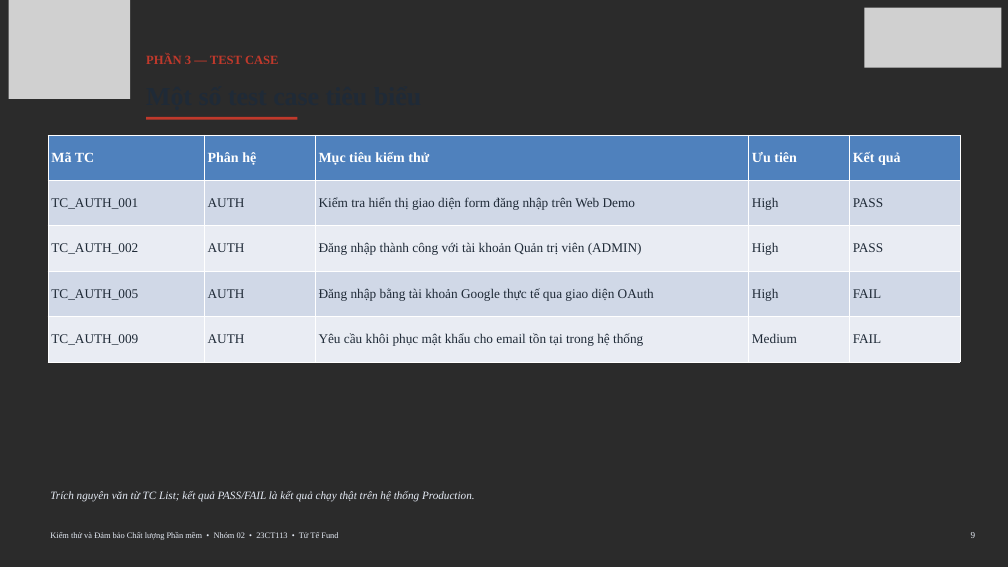
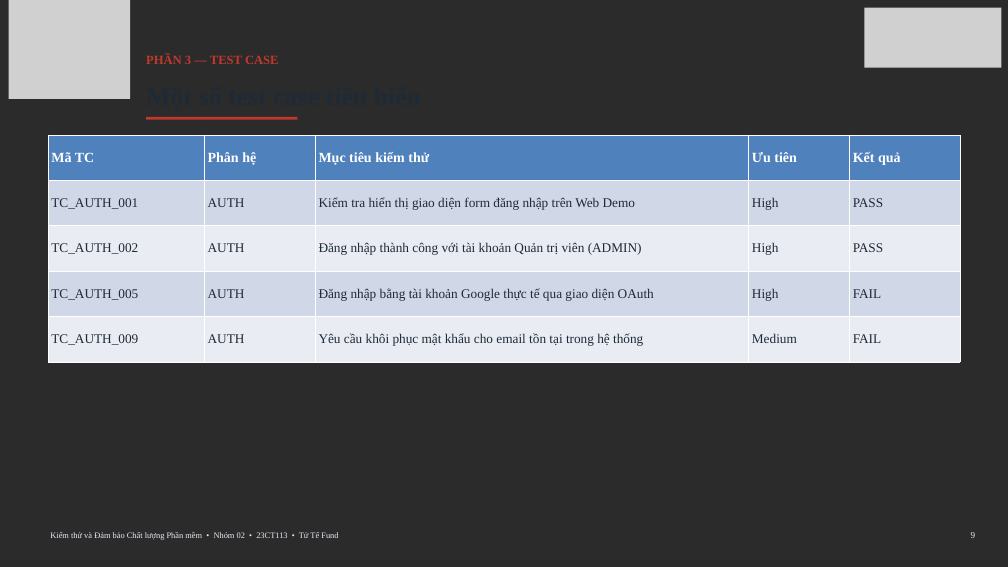
Before and after one commit to Escanor292/test, a slide deck: slide 9 of 23CT113_Nhom02_NenTangCrowdfunding(TuTeFund)/Word+ppt Báo Cáo/Nhom02_Final_Presentation.pptx. Drawn at 1008x567 pixels with LibreOffice and Linux fonts; fonts in the diff are those of the drawing; grey boxes stand for pictures; background and template pictures are left out; a plain dark background stands for a picture behind light text. Boxes give left, top, right and bottom in pixels: in the first picture for what was removed or moved away, otherwise in the second. Text is boxed around its words. In the diff, an @@ line names an element or a change of style, - is before the commit and + after.

```diff
--- a/23CT113_Nhom02_NenTangCrowdfunding(TuTeFund)/Word+ppt Báo Cáo/Nhom02_Final_Presentation.pptx
+++ b/23CT113_Nhom02_NenTangCrowdfunding(TuTeFund)/Word+ppt Báo Cáo/Nhom02_Final_Presentation.pptx
@@ text removed at bbox=[50, 491, 475, 502] @@
-Trích nguyên văn từ TC List; kết quả PASS/FAIL là kết quả chạy thật trên hệ thống Production.
```
Also in this commit, not shown: 8 other slides changed, 2 other files.
